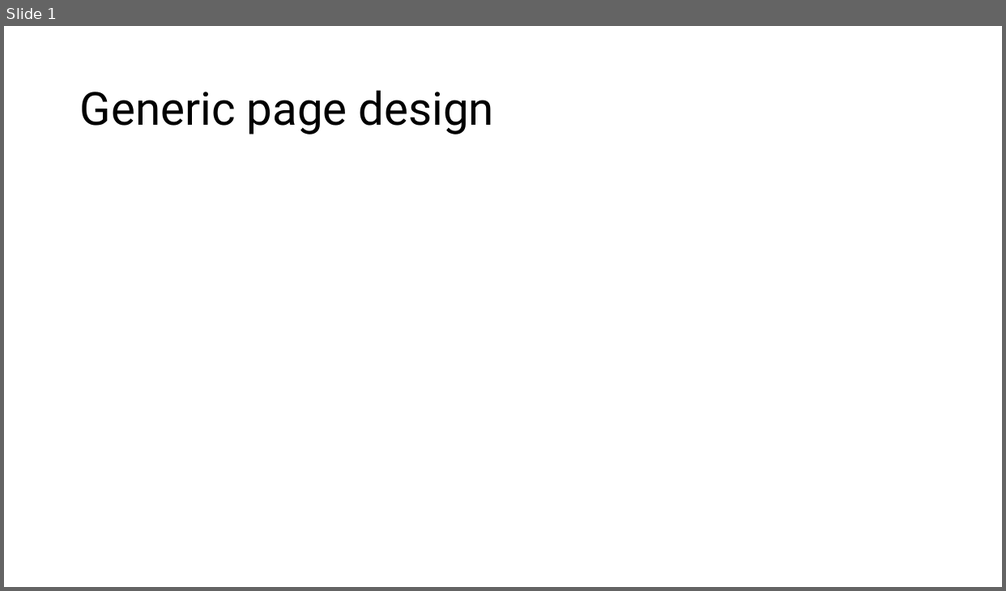
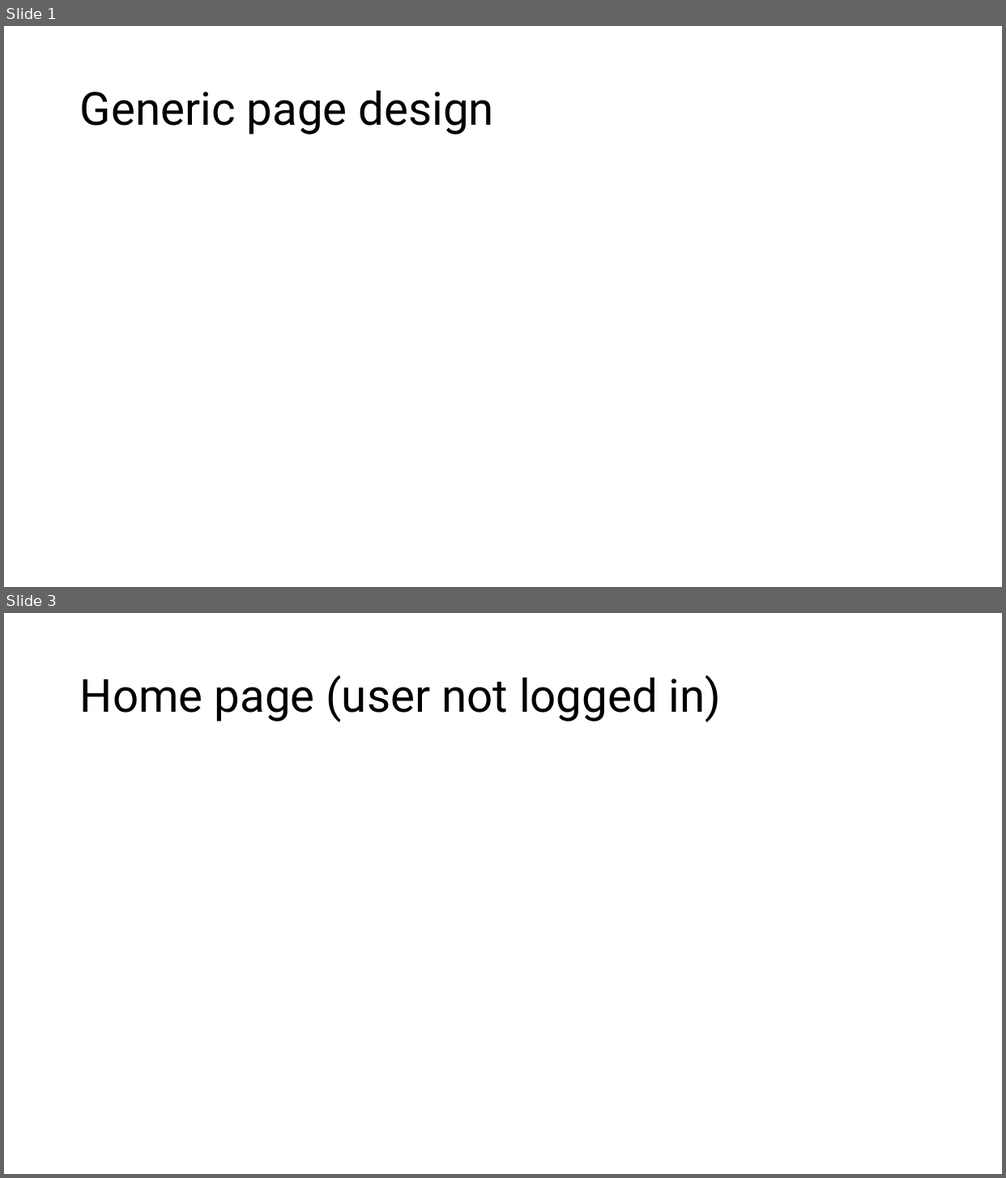
Before and after one commit to programmer647/Coursework, a slide deck: Writeup/Page designs.pptx. Shown one above the other, each under a label of ours: slide 1 before the commit, slides 1 and 3 after it; the slides between them are not shown. The pictures are 1006x591 and 1006x1178 pixels, drawn with LibreOffice and Linux fonts; fonts in the diff are those of the drawing. Boxes give left, top, right and bottom in pixels: in the first picture for what was removed or moved away, otherwise in the second. Text is boxed around its words. In the diff, an @@ line names an element or a change of style, - is before the commit and + after.

```diff
--- a/Writeup/Page designs.pptx
+++ b/Writeup/Page designs.pptx
@@ slide 3 added at (x1=4, y1=613, x2=1002, y2=1174), background #FFFFFF @@
@@ title added at (x1=80, y1=675, x2=722, y2=722), 44 pt, text #000000 @@
+Home page (user not logged in)
```
Also in this commit, not shown: 1 slide changed, 9 other slides added, 3 other files.
